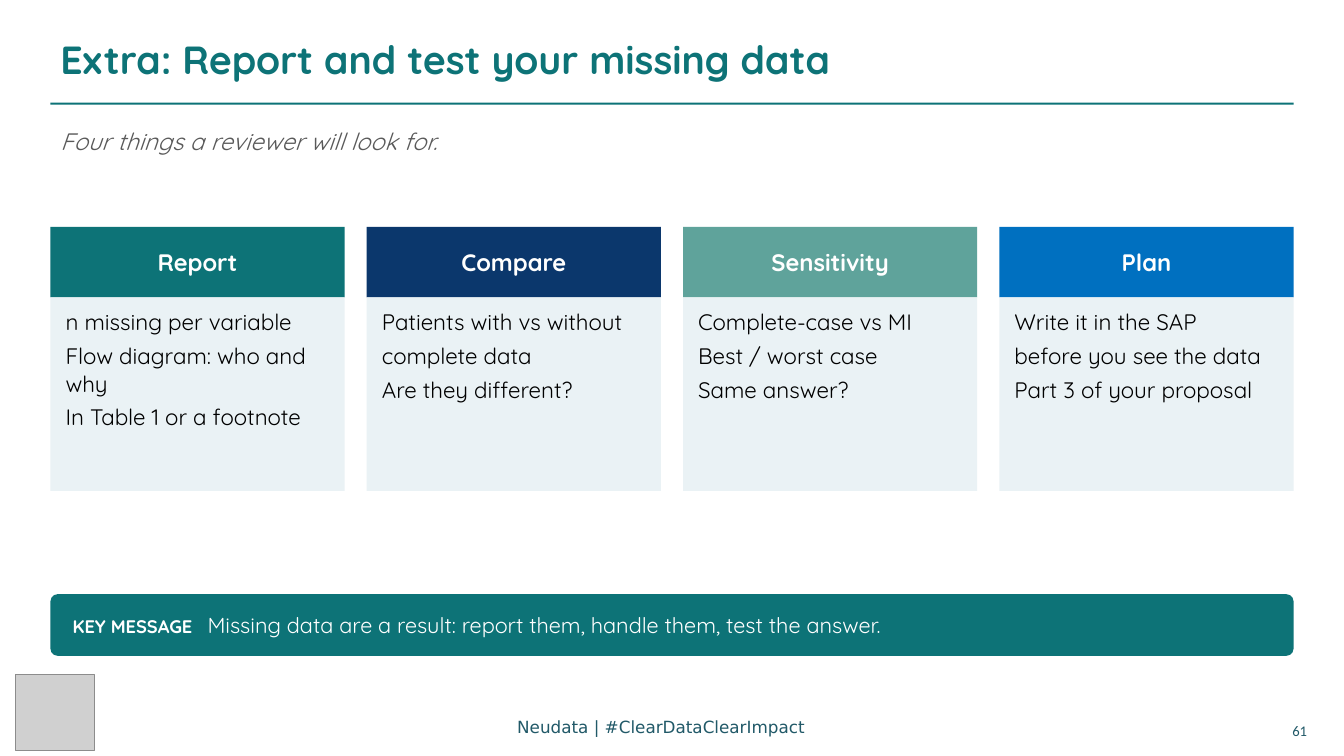
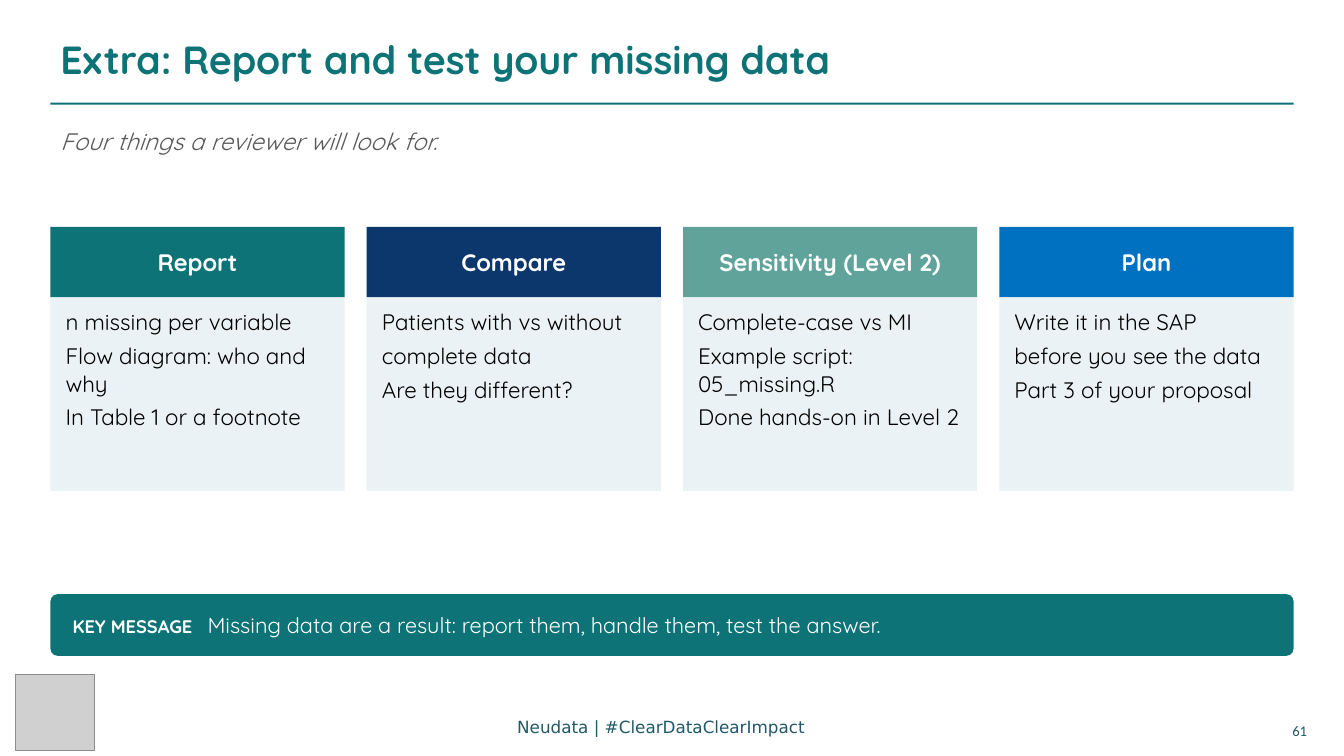
Before and after one commit to neu-data/FoundationsofClinicalResearch, a slide deck: slide 61 of en/files/slides/Session_6_EN.pptx. Drawn at 1344x756 pixels with LibreOffice and Linux fonts; fonts in the diff are those of the drawing; grey boxes stand for pictures. Boxes give left, top, right and bottom in pixels: in the first picture for what was removed or moved away, otherwise in the second. Text is boxed around its words. In the diff, an @@ line names an element or a change of style, - is before the commit and + after.

```diff
--- a/en/files/slides/Session_6_EN.pptx
+++ b/en/files/slides/Session_6_EN.pptx
@@ text in rectangle at (719, 253, 940, 276): text changed @@
-Sensitivity
+Sensitivity (Level 2)
@@ text in rectangle at (698, 347, 959, 426): text changed @@
-Best / worst case
-Same answer?
+Example script: 05_missing.R
+Done hands-on in Level 2
```
Also in this commit, not shown: 2 other slides changed, 25 other files.
